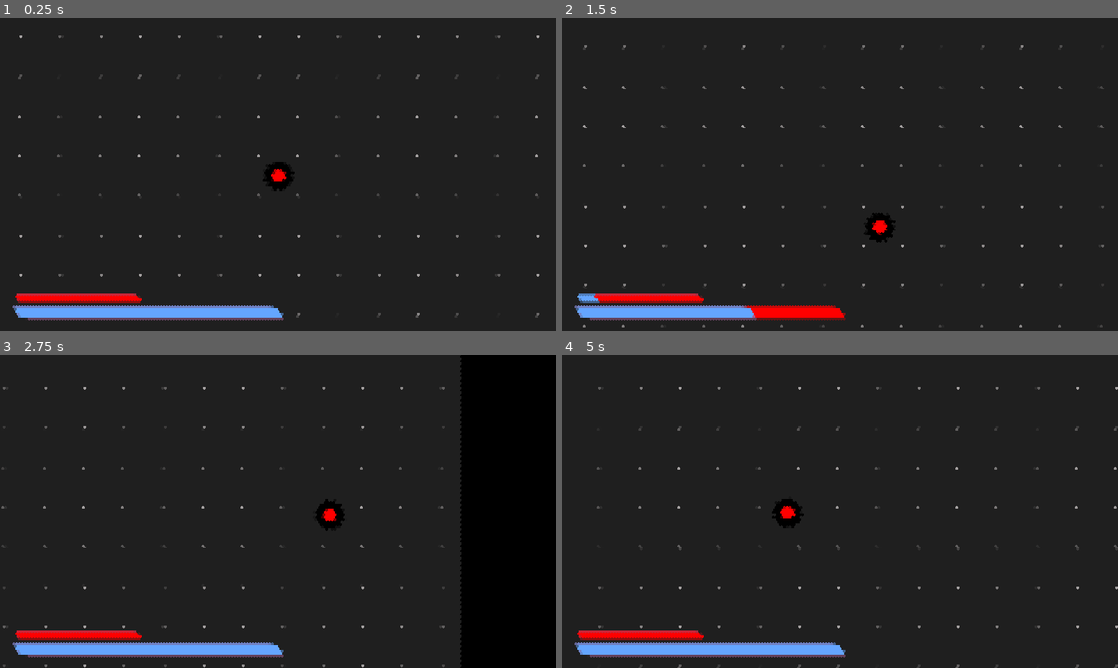
Above: before the commit, frames 1-4 (two rows, left to right).
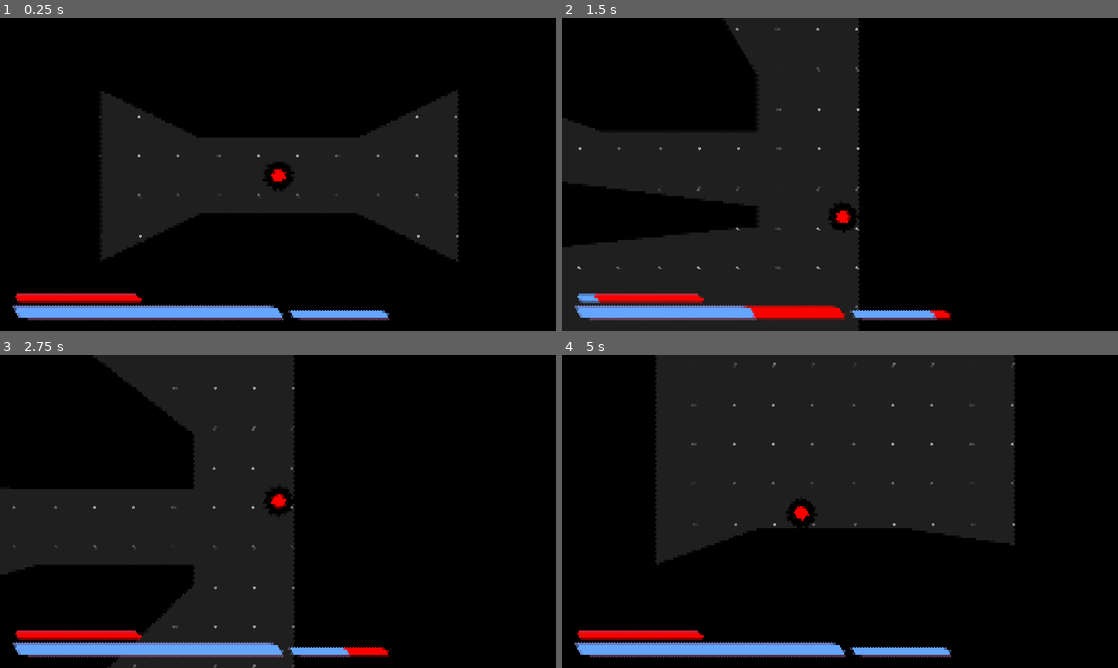
Above: after the commit, the same moments.

Repository: AgentMatthy/Going-Deeper
Game: Godot game, scene res://Scenes/root.tscn
Same seed, same stepped clock (60 frames per second), same inputs: the game is played once before the commit and once after it.
Inputs (mouse positions are in pixels of both pictures, inside the frame that each line leads up to):
- Up to frame 1 (0.25 s): no input
- Up to frame 2 (1.5 s): tap Enter at 0.5 s; move the mouse to (962, 158) at 0.52 s; hold Right (ui_right) 0.53-1.28 s; click (962, 158) at 0.6 s; move the mouse to (728, 190) at 1.27 s; hold Down (ui_down) from 1.28 s (still down); tap Space (space) at 1.35 s
- Up to frame 3 (2.75 s): click (166, 527) at 1.55 s; move the mouse to (333, 442) at 2.02 s; release Down (ui_down) at 2.03 s; hold Right (ui_right) from 2.03 s (still down); click (333, 442) at 2.1 s
- Up to frame 4 (5 s): move the mouse to (812, 574) at 2.77 s; release Right (ui_right) at 2.78 s; hold Up (ui_up) 2.78-3.53 s; click (812, 574) at 2.85 s; move the mouse to (1006, 558) at 3.52 s; hold Left (ui_left) from 3.53 s (still down); tap Space (space) at 3.6 s; click (1006, 558) at 3.8 s; move the mouse to (673, 464) at 4.27 s; click (673, 464) at 4.35 s

The runs differ from the first frame. In frame 1, 76% of the frame differs, in the area x 0-100%, y 0-100%; in frame 2, 64%; in frame 3, 51%; in frame 4, 61%.

Commit message:
-

Diff:
--- /dev/null
+++ b/Scenes/combat.gd
@@ -0,0 +1,17 @@
+extends Node
+
+var attackforce = 10000
+
+@onready var player = %Player
+@onready var attackcooldown = $"../../TIMERS/ATTACKCOOLDOWN"
+@onready var attackcooldownBar = %AttackCooldownBar
+
+func _ready() -> void:
+	pass
+
+func _process(delta: float) -> void:
+	attackcooldownBar.value = 1 - attackcooldown.time_left
+
+	if Input.is_action_just_pressed("attack") and attackcooldown.time_left == 0:
+		player.velocity = Vector2(cos(player.rotation), sin(player.rotation)) * attackforce
+		attackcooldown.start()
--- /dev/null
+++ b/Scenes/object.tscn
@@ -0,0 +1,24 @@
+[gd_scene load_steps=5 format=3 uid="uid://cs0wceqlmwfiw"]
+
+[ext_resource type="Texture2D" uid="uid://68r6jl1wcje7" path="res://Sprites/rect1.svg" id="1_eauvm"]
+
+[sub_resource type="CanvasItemMaterial" id="CanvasItemMaterial_lkny8"]
+
+[sub_resource type="RectangleShape2D" id="RectangleShape2D_p53v0"]
+size = Vector2(540, 540)
+
+[sub_resource type="OccluderPolygon2D" id="OccluderPolygon2D_1vvd8"]
+polygon = PackedVector2Array(-270, -270, 270, -270, 270, 270, -270, 270)
+
+[node name="Object" type="StaticBody2D"]
+
+[node name="CollisionShape2D" type="CollisionShape2D" parent="."]
+material = SubResource("CanvasItemMaterial_lkny8")
+shape = SubResource("RectangleShape2D_p53v0")
+
+[node name="Sprite2D" type="Sprite2D" parent="."]
+scale = Vector2(0.5, 0.5)
+texture = ExtResource("1_eauvm")
+
+[node name="LightOccluder2D" type="LightOccluder2D" parent="."]
+occluder = SubResource("OccluderPolygon2D_1vvd8")
--- a/Scenes/root.tscn
+++ b/Scenes/root.tscn
@@ -1,14 +1,31 @@
-[gd_scene load_steps=19 format=3 uid="uid://dki4vlmyaunko"]
+[gd_scene load_steps=27 format=3 uid="uid://dki4vlmyaunko"]
 
 [ext_resource type="Script" path="res://Scripts/CharacterBody2D.gd" id="1_nbl84"]
 [ext_resource type="Texture2D" uid="uid://ca3iiq2dl5c6s" path="res://Sprites/player.png" id="2_m7mnc"]
+[ext_resource type="Script" path="res://Scenes/combat.gd" id="3_hyuim"]
 [ext_resource type="Shader" path="res://Shaders/bg.gdshader" id="3_nf3a4"]
 [ext_resource type="Shader" path="res://Shaders/root.gdshader" id="4_2eg7p"]
 [ext_resource type="Texture2D" uid="uid://dq1syvyo00yqv" path="res://Sprites/background3.svg" id="4_vvsvs"]
 [ext_resource type="Texture2D" uid="uid://68r6jl1wcje7" path="res://Sprites/rect1.svg" id="6_h7u2k"]
+[ext_resource type="PackedScene" uid="uid://cs0wceqlmwfiw" path="res://Scenes/object.tscn" id="8_ebpwx"]
 
 [sub_resource type="CircleShape2D" id="CircleShape2D_ix8ry"]
 radius = 55.0091
+
+[sub_resource type="Gradient" id="Gradient_pjgfd"]
+colors = PackedColorArray(1, 1, 1, 1, 1, 1, 1, 0)
+
+[sub_resource type="GradientTexture2D" id="GradientTexture2D_x7ard"]
+gradient = SubResource("Gradient_pjgfd")
+fill = 1
+fill_from = Vector2(0.5, 0.5)
+fill_to = Vector2(1, 0.5)
+
+[sub_resource type="Gradient" id="Gradient_iocy0"]
+colors = PackedColorArray(1, 1, 1, 1, 1, 1, 1, 1)
+
+[sub_resource type="GradientTexture2D" id="GradientTexture2D_wfp50"]
+gradient = SubResource("Gradient_iocy0")
 
 [sub_resource type="ShaderMaterial" id="ShaderMaterial_iquma"]
 shader = ExtResource("3_nf3a4")
@@ -17,6 +34,10 @@
 shader_parameter/center = Vector2(0.5, 0.5)
 shader_parameter/amount = 0.3
 
+[sub_resource type="CanvasItemMaterial" id="CanvasItemMaterial_733pu"]
+resource_local_to_scene = true
+light_mode = 2
+
 [sub_resource type="StyleBoxFlat" id="StyleBoxFlat_5it04"]
 bg_color = Color(1, 0, 0, 1)
 corner_radius_top_right = 1024
@@ -62,6 +83,10 @@
 [sub_resource type="RectangleShape2D" id="RectangleShape2D_vi35q"]
 size = Vector2(108, 108)
 
+[sub_resource type="CanvasItemMaterial" id="CanvasItemMaterial_w6egj"]
+blend_mode = 1
+light_mode = 2
+
 [node name="ROOT" type="Node2D"]
 
 [node name="Player" type="CharacterBody2D" parent="."]
@@ -70,24 +95,64 @@
 script = ExtResource("1_nbl84")
 
 [node name="PlayerCollider" type="CollisionShape2D" parent="Player"]
+light_mask = 0
 shape = SubResource("CircleShape2D_ix8ry")
 
 [node name="Sprite2D" type="Sprite2D" parent="Player"]
+light_mask = 0
 scale = Vector2(0.1, 0.1)
 texture = ExtResource("2_m7mnc")
 
 [node name="Camera2D" type="Camera2D" parent="Player"]
 position_smoothing_enabled = true
 
+[node name="PointLight2D" type="PointLight2D" parent="Player"]
+visible = false
+visibility_layer = 2
+energy = 0.3
+range_layer_min = -100
+range_layer_max = 100
+shadow_enabled = true
+texture = SubResource("GradientTexture2D_x7ard")
+texture_scale = 20.0
+
+[node name="PointLight2D2" type="PointLight2D" parent="Player"]
+visibility_layer = 2
+energy = 0.0
+range_layer_min = -100
+range_layer_max = 100
+shadow_enabled = true
+texture = SubResource("GradientTexture2D_wfp50")
+texture_scale = 50.0
+
+[node name="SCRIPTS" type="Node" parent="Player"]
+
+[node name="COMBAT" type="Node" parent="Player/SCRIPTS"]
+script = ExtResource("3_hyuim")
+
+[node name="TIMERS" type="Node" parent="Player"]
+
+[node name="ATTACKCOOLDOWN" type="Timer" parent="Player/TIMERS"]
+one_shot = true
+
 [node name="ParallaxBackground" type="ParallaxBackground" parent="."]
 
 [node name="ParallaxLayer" type="ParallaxLayer" parent="ParallaxBackground"]
+z_index = -1
 material = SubResource("ShaderMaterial_iquma")
 motion_mirroring = Vector2(1920, 1920)
 
 [node name="Sprite2D" type="Sprite2D" parent="ParallaxBackground/ParallaxLayer"]
-light_mask = 0
 z_index = -1
+z_as_relative = false
+material = SubResource("CanvasItemMaterial_733pu")
+texture = ExtResource("4_vvsvs")
+centered = false
+
+[node name="Sprite2D2" type="Sprite2D" parent="ParallaxBackground/ParallaxLayer"]
+self_modulate = Color(0, 0, 0, 1)
+z_index = -2
+z_as_relative = false
 texture = ExtResource("4_vvsvs")
 centered = false
 
@@ -136,6 +201,22 @@
 fill_mode = 1
 show_percentage = false
 
+[node name="AttackCooldownBar" type="ProgressBar" parent="GUI/Control"]
+unique_name_in_owner = true
+layout_mode = 1
+anchors_preset = 2
+anchor_top = 1.0
+anchor_bottom = 1.0
+offset_left = 999.0
+offset_top = -77.0
+offset_right = 1338.77
+offset_bottom = -47.0
+grow_vertical = 0
+theme = SubResource("Theme_mmucd")
+max_value = 1.0
+value = 1.0
+show_percentage = false
+
 [node name="CanvasLayer" type="CanvasLayer" parent="."]
 
 [node name="ColorRect" type="ColorRect" parent="CanvasLayer"]
@@ -160,7 +241,7 @@
 [node name="Walls" type="Node" parent="WORLD"]
 
 [node name="StaticBody2D" type="StaticBody2D" parent="WORLD/Walls"]
-position = Vector2(-3000, 0)
+position = Vector2(-1694, 0)
 scale = Vector2(20, 60)
 physics_material_override = SubResource("PhysicsMaterial_17ht2")
 metadata/_edit_group_ = true
@@ -173,7 +254,7 @@
 texture = ExtResource("6_h7u2k")
 
 [node name="StaticBody2D2" type="StaticBody2D" parent="WORLD/Walls"]
-position = Vector2(3000, 5)
+position = Vector2(1701, 5)
 scale = Vector2(20, 60)
 physics_material_override = SubResource("PhysicsMaterial_17ht2")
 metadata/_edit_group_ = true
@@ -186,7 +267,7 @@
 texture = ExtResource("6_h7u2k")
 
 [node name="StaticBody2D3" type="StaticBody2D" parent="WORLD/Walls"]
-position = Vector2(0, 3000)
+position = Vector2(0, 2111)
 scale = Vector2(60, 20)
 physics_material_override = SubResource("PhysicsMaterial_17ht2")
 metadata/_edit_group_ = true
@@ -199,7 +280,7 @@
 texture = ExtResource("6_h7u2k")
 
 [node name="StaticBody2D4" type="StaticBody2D" parent="WORLD/Walls"]
-position = Vector2(0, -3000)
+position = Vector2(0, -2086)
 scale = Vector2(60, 20)
 physics_material_override = SubResource("PhysicsMaterial_17ht2")
 metadata/_edit_group_ = true
@@ -211,4 +292,27 @@
 scale = Vector2(0.1, 0.1)
 texture = ExtResource("6_h7u2k")
 
+[node name="Object" parent="WORLD" instance=ExtResource("8_ebpwx")]
+position = Vector2(0, -227)
+scale = Vector2(1, 0.36)
+
+[node name="Object2" parent="WORLD" instance=ExtResource("8_ebpwx")]
+position = Vector2(0, 164)
+scale = Vector2(1, 0.1296)
+
+[node name="Mask" type="ColorRect" parent="WORLD"]
+visible = false
+material = SubResource("CanvasItemMaterial_w6egj")
+anchors_preset = 15
+anchor_right = 1.0
+anchor_bottom = 1.0
+offset_left = -3530.0
+offset_top = -3711.0
+offset_right = -3530.0
+offset_bottom = -3711.0
+grow_horizontal = 2
+grow_vertical = 2
+scale = Vector2(3.56, 6.72)
+color = Color(0, 0, 0, 1)
+
 [node name="ENEMY" type="Node" parent="."]
--- a/Scripts/CharacterBody2D.gd
+++ b/Scripts/CharacterBody2D.gd
@@ -3,8 +3,8 @@
 @onready var dashbar = %DashBar
 @onready var dashrechargebar = %DashRechargeBar
 
-var speed = 200
-var lookspeed = 10
+var speed = 150
+var lookspeed = 20
 var drag = 0.8
 var direction = Vector2(0, 0)
 
--- /dev/null
+++ b/Shaders/mask.gdshader
@@ -0,0 +1,11 @@
+shader_type canvas_item;
+
+uniform sampler2D mask;
+
+void fragment() {
+	COLOR = texture(TEXTURE, UV);
+
+	vec2 muv = UV;
+	muv.y = 1.0 - muv.y;
+	COLOR.a = texture(mask, muv).r;
+}
--- a/project.godot
+++ b/project.godot
@@ -12,7 +12,7 @@
 
 config/name="Going Deeper"
 run/main_scene="res://Scenes/root.tscn"
-config/features=PackedStringArray("4.2", "Mobile")
+config/features=PackedStringArray("4.3", "Mobile")
 config/icon="res://icon.svg"
 
 [display]
@@ -30,49 +30,59 @@
 
 ui_left={
 "deadzone": 0.5,
-"events": [Object(InputEventKey,"resource_local_to_scene":fa …(174 unchanged characters)… l_keycode":0,"key_label":0,"unicode":0,"echo":false,"script":null)
+"events": [Object(InputEventKey,"resource_local_to_scene":fa …(174 unchanged characters)… l_keycode":0,"key_label":0,"unicode":0,"location":0,"echo":false,"script":null)
 , Object(InputEventJoypadButton,"resource_local_to_scene":false,"resource_name":"","device":0,"button_index":13,"pressure":0.0,"pressed":false,"script":null)
 , Object(InputEventJoypadMotion,"resource_local_to_scene":false,"resource_name":"","device":0,"axis":0,"axis_value":-1.0,"script":null)
-, Object(InputEventKey,"resource_local_to_scene":false,"reso …(162 unchanged characters)… keycode":65,"key_label":0,"unicode":97,"echo":false,"script":null)
+, Object(InputEventKey,"resource_local_to_scene":false,"reso …(162 unchanged characters)… keycode":65,"key_label":0,"unicode":97,"location":0,"echo":false,"script":null)
 ]
 }
 ui_right={
 "deadzone": 0.5,
-"events": [Object(InputEventKey,"resource_local_to_scene":fa …(174 unchanged characters)… l_keycode":0,"key_label":0,"unicode":0,"echo":false,"script":null)
+"events": [Object(InputEventKey,"resource_local_to_scene":fa …(174 unchanged characters)… l_keycode":0,"key_label":0,"unicode":0,"location":0,"echo":false,"script":null)
 , Object(InputEventJoypadButton,"resource_local_to_scene":false,"resource_name":"","device":0,"button_index":14,"pressure":0.0,"pressed":false,"script":null)
 , Object(InputEventJoypadMotion,"resource_local_to_scene":false,"resource_name":"","device":0,"axis":0,"axis_value":1.0,"script":null)
-, Object(InputEventKey,"resource_local_to_scene":false,"reso …(163 unchanged characters)… eycode":68,"key_label":0,"unicode":100,"echo":false,"script":null)
+, Object(InputEventKey,"resource_local_to_scene":false,"reso …(163 unchanged characters)… eycode":68,"key_label":0,"unicode":100,"location":0,"echo":false,"script":null)
 ]
 }
 ui_up={
 "deadzone": 0.5,
-"events": [Object(InputEventKey,"resource_local_to_scene":fa …(174 unchanged characters)… l_keycode":0,"key_label":0,"unicode":0,"echo":false,"script":null)
+"events": [Object(InputEventKey,"resource_local_to_scene":fa …(174 unchanged characters)… l_keycode":0,"key_label":0,"unicode":0,"location":0,"echo":false,"script":null)
 , Object(InputEventJoypadButton,"resource_local_to_scene":false,"resource_name":"","device":0,"button_index":11,"pressure":0.0,"pressed":false,"script":null)
 , Object(InputEventJoypadMotion,"resource_local_to_scene":false,"resource_name":"","device":0,"axis":1,"axis_value":-1.0,"script":null)
-, Object(InputEventKey,"resource_local_to_scene":false,"reso …(163 unchanged characters)… eycode":87,"key_label":0,"unicode":119,"echo":false,"script":null)
+, Object(InputEventKey,"resource_local_to_scene":false,"reso …(163 unchanged characters)… eycode":87,"key_label":0,"unicode":119,"location":0,"echo":false,"script":null)
 ]
 }
 ui_down={
 "deadzone": 0.5,
-"events": [Object(InputEventKey,"resource_local_to_scene":fa …(174 unchanged characters)… l_keycode":0,"key_label":0,"unicode":0,"echo":false,"script":null)
+"events": [Object(InputEventKey,"resource_local_to_scene":fa …(174 unchanged characters)… l_keycode":0,"key_label":0,"unicode":0,"location":0,"echo":false,"script":null)
 , Object(InputEventJoypadButton,"resource_local_to_scene":false,"resource_name":"","device":0,"button_index":12,"pressure":0.0,"pressed":false,"script":null)
 , Object(InputEventJoypadMotion,"resource_local_to_scene":false,"resource_name":"","device":0,"axis":1,"axis_value":1.0,"script":null)
-, Object(InputEventKey,"resource_local_to_scene":false,"reso …(163 unchanged characters)… eycode":83,"key_label":0,"unicode":115,"echo":false,"script":null)
+, Object(InputEventKey,"resource_local_to_scene":false,"reso …(163 unchanged characters)… eycode":83,"key_label":0,"unicode":115,"location":0,"echo":false,"script":null)
 ]
 }
 space={
 "deadzone": 0.5,
-"events": [Object(InputEventKey,"resource_local_to_scene":fa …(171 unchanged characters)… keycode":32,"key_label":0,"unicode":32,"echo":false,"script":null)
+"events": [Object(InputEventKey,"resource_local_to_scene":fa …(171 unchanged characters)… keycode":32,"key_label":0,"unicode":32,"location":0,"echo":false,"script":null)
 ]
 }
 ctrl={
 "deadzone": 0.5,
-"events": [Object(InputEventKey,"resource_local_to_scene":fa …(175 unchanged characters)… ode":4194326,"key_label":0,"unicode":0,"echo":false,"script":null)
+"events": [Object(InputEventKey,"resource_local_to_scene":fa …(175 unchanged characters)… ode":4194326,"key_label":0,"unicode":0,"location":0,"echo":false,"script":null)
 ]
 }
 shift={
 "deadzone": 0.5,
-"events": [Object(InputEventKey,"resource_local_to_scene":fa …(175 unchanged characters)… ode":4194325,"key_label":0,"unicode":0,"echo":false,"script":null)
+"events": [Object(InputEventKey,"resource_local_to_scene":fa …(175 unchanged characters)… ode":4194325,"key_label":0,"unicode":0,"location":0,"echo":false,"script":null)
+]
+}
+attack={
+"deadzone": 0.5,
+"events": [Object(InputEventMouseButton,"resource_local_to_scene":false,"resource_name":"","device":-1,"window_id":0,"alt_pressed":false,"shift_pressed":false,"ctrl_pressed":false,"meta_pressed":false,"button_mask":0,"position":Vector2(0, 0),"global_position":Vector2(0, 0),"factor":1.0,"button_index":1,"canceled":false,"pressed":false,"double_click":false,"script":null)
+]
+}
+parry={
+"deadzone": 0.5,
+"events": [Object(InputEventMouseButton,"resource_local_to_scene":false,"resource_name":"","device":-1,"window_id":0,"alt_pressed":false,"shift_pressed":false,"ctrl_pressed":false,"meta_pressed":false,"button_mask":0,"position":Vector2(0, 0),"global_position":Vector2(0, 0),"factor":1.0,"button_index":2,"canceled":false,"pressed":false,"double_click":false,"script":null)
 ]
 }
 
Binary file added: Sprites/light.png
Not shown, added: Sprites/light.png.import
